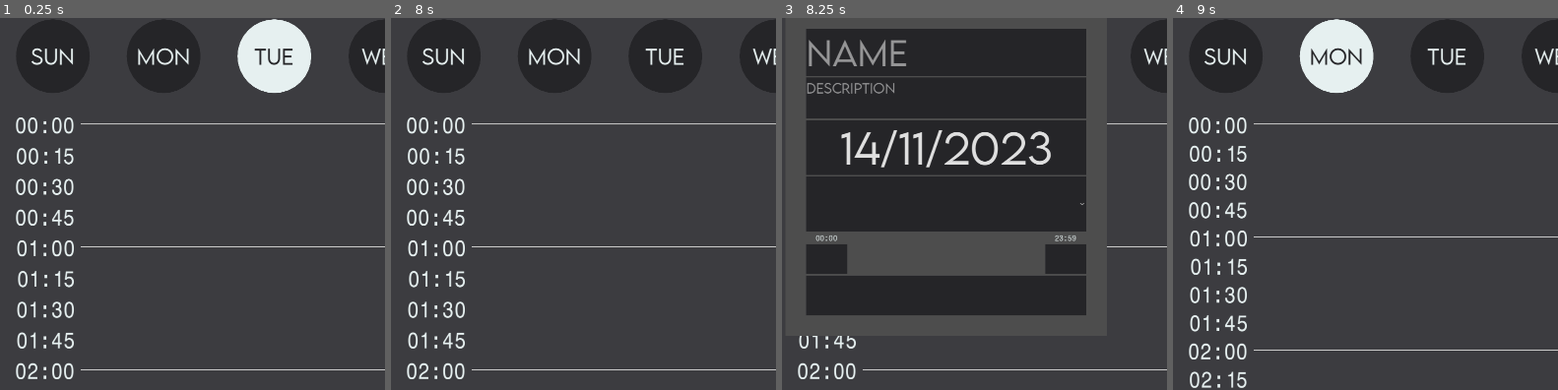
Above: before the commit, frames 1-4 (left to right).
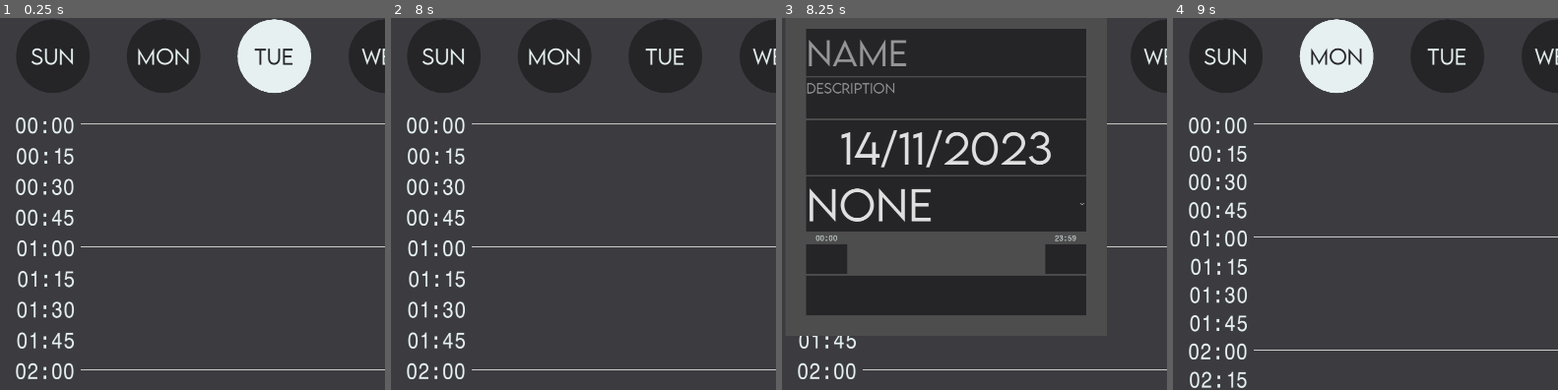
Above: after the commit, the same moments.

Repository: QianChenTT/Calendar
Game: Godot game, scene res://Main.tscn
Two runs of this game, one before a commit and one after it. Both use one fixed random seed, a clock stepped at 60 frames per second and the inputs below.
Inputs (mouse positions are % of the whole screen's width and height, from its top left):
- Up to frame 1 (0.25 s): no input
- Up to frame 2 (8 s): click (34, 20) at 0.52 s; click (66, 20) at 1.27 s; click (72, 4) at 2 s; click "Sun" at 2.75 s; click "Mon" at 3.5 s; click "Tue" at 4.25 s; click "Wed" at 5 s; click "Thu" at 5.75 s; click "Fri" at 6.5 s; click "Sat" at 7.25 s
- Up to frame 3 (8.25 s): click "+" at 8 s
- Up to frame 4 (9 s): click (21, 30) at 8.77 s; type "Alex" at 8.85 s
The pictures show only the part of the screen within x 0-50%, y 25-75%; the shares and areas given below are measured in that part.

Frames 1-2 are identical in both runs. In frame 3, 1.0% of the frame differs, in the area x 7-39%, y 45-55%; in frame 4, nothing differs.

Commit message:
added recurrence

Diff:
--- a/EventCreator.gd
+++ b/EventCreator.gd
@@ -7,7 +7,7 @@
 var edit_mode := Mode.CREATING
 var editing_event: Event
 
-# Called when the node enters the scene tree for the first time.
+
 func _ready():
 	EventManager.event_created.connect(func(event: Event): reset_input())
 	$PopupCalendar.date_changed.connect(_on_date_changed)
--- a/EventCreator.tscn
+++ b/EventCreator.tscn
@@ -143,7 +143,7 @@
 layout_mode = 2
 item_count = 8
 selected = 0
-popup/item_0/text = ""
+popup/item_0/text = "None"
 popup/item_0/id = 0
 popup/item_1/text = "Daily"
 popup/item_1/id = 1
--- a/EventManager.gd
+++ b/EventManager.gd
@@ -57,12 +57,43 @@
 
 
 func get_day_events(date: Dictionary) -> Array:
+	var daily_event := []
 	if !events.has(date.year):
 		return []
 	if !events[date.year].has(date.month):
 		return []
 	if !events[date.year][date.month].has(date.day):
 		return []
+	for year in events.keys():
+		for month in events[year].keys():
+			for day in events[year][month].keys():
+				var event: Event = events[year][month][day]
+				var weekday = Time.get_datetime_dict_from_datetime_string("%04d-%02d-%02dT00:00:00"%[date.year, date.month, date.day], true).weekday
+				match event.recurrent:
+					Event.Recurrent.NONE:
+						if event.year == date.year and event.month == date.month and event.day == date.day:
+							daily_event.append(event)
+					Event.Recurrent.DAILY:
+						daily_event.append(event)
+					Event.Recurrent.WORK_DAYS:
+						if weekday > Time.WEEKDAY_SUNDAY and weekday < Time.WEEKDAY_SATURDAY:
+							daily_event.append(event)
+					Event.Recurrent.WEEKENDS:
+						if weekday == Time.WEEKDAY_SUNDAY or weekday == Time.WEEKDAY_SATURDAY:
+							daily_event.append(event)
+					Event.Recurrent.WEEKLY:
+						if Time.get_datetime_dict_from_datetime_string("%04d-%02d-%02dT00:00:00"%[event.year, event.month, event.day], true).weekday == weekday:
+							daily_event.append(event)
+					Event.Recurrent.MONTHLY:
+						if event.day == date.day or (event.day > Utility.num_of_days(date.month, date.year) and date.day == Utility.num_of_days(date.month, date.year)):
+							daily_event.append(event)
+					Event.Recurrent.YEARLY:
+						if event.month == date.month and event.day == date.day:
+							daily_event.append(event)
+					Event.Recurrent.CUSTOM_DAYS:
+						for custom_day in Event.Recurrent.YEARLY:
+							if Time.get_datetime_dict_from_datetime_string("%04d-%02d-%02dT00:00:00"%[event.year, event.month, event.day], true).weekday == weekday:
+								daily_event.append(event)
 	return events[date.year][date.month][date.day]
 
 
